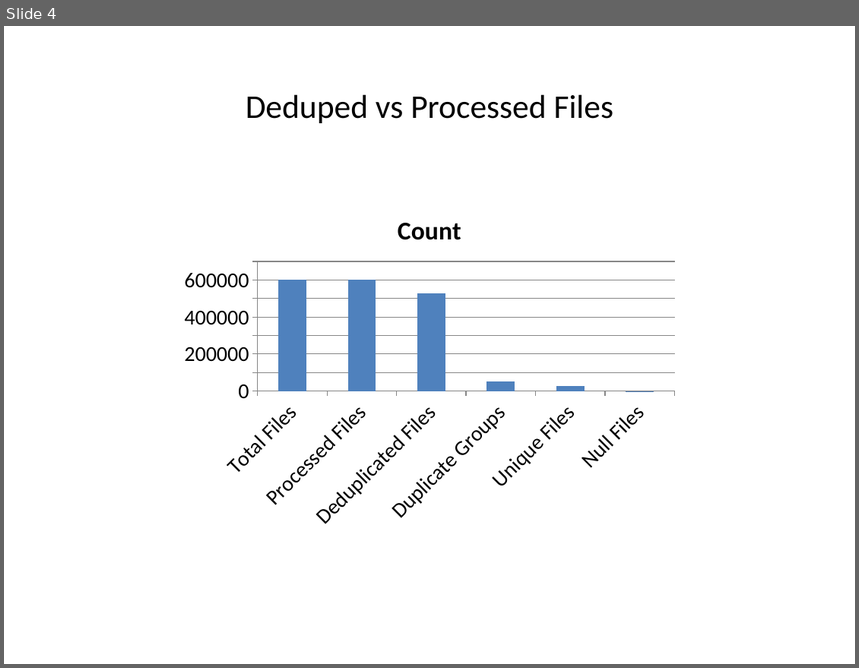
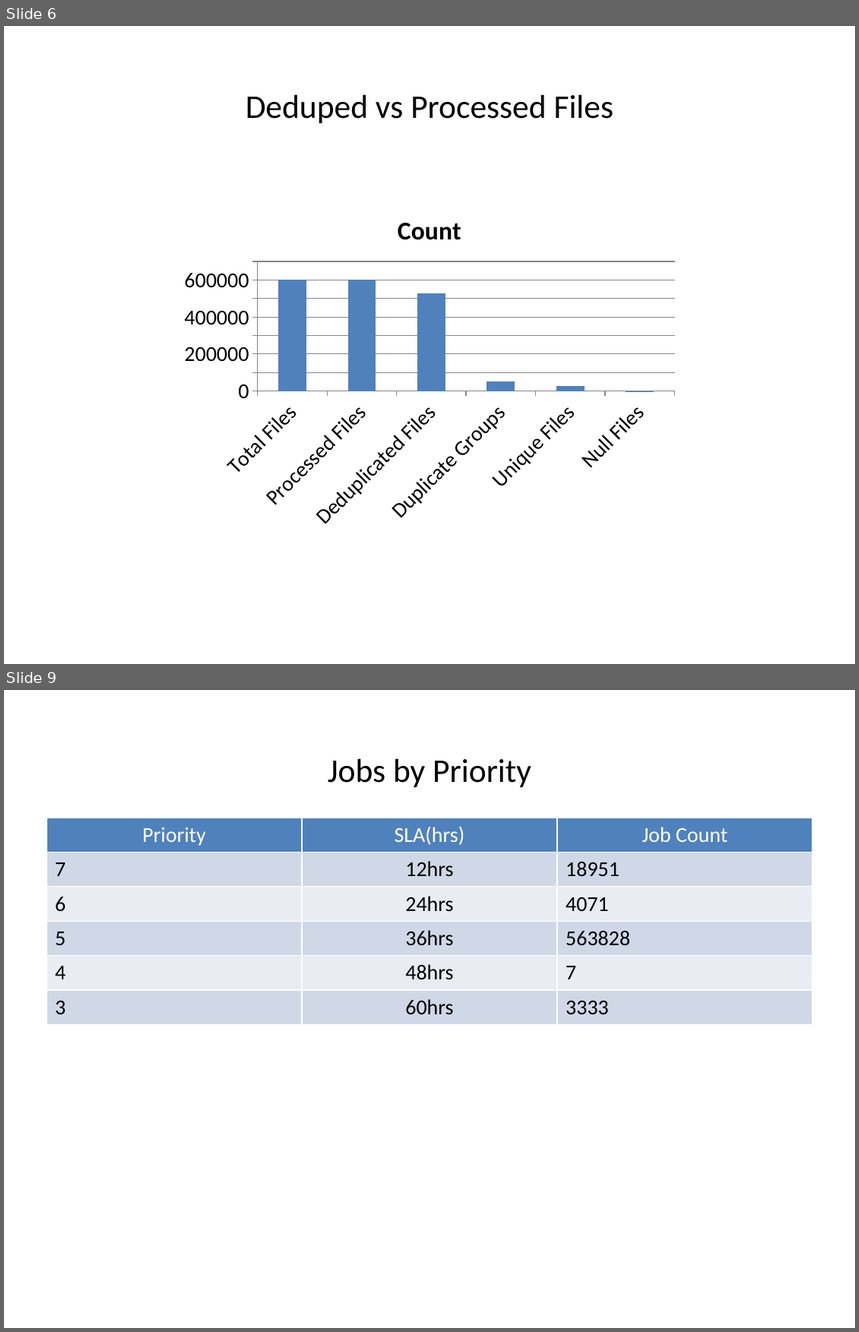
Before and after one commit to JezreelHazelEndaya/JRClient-, a slide deck: status_report.pptx. Shown one above the other, each under a label of ours: slide 4 before the commit, slides 6 and 9 after it; the slides between them are not shown. The pictures are 859x668 and 859x1332 pixels, drawn with LibreOffice and Linux fonts; fonts in the diff are those of the drawing. Boxes give left, top, right and bottom in pixels: in the first picture for what was removed or moved away, otherwise in the second. Text is boxed around its words. In the diff, an @@ line names an element or a change of style, - is before the commit and + after.

```diff
--- a/status_report.pptx
+++ b/status_report.pptx
@@ slide 9 added at (4, 690, 855, 1328), background #FFFFFF @@
@@ title added at (328, 758, 531, 787), 28 pt, text #000000 @@
+Jobs by Priority
@@ table added at (47, 818, 813, 1018), 6 rows, 3 columns @@
+Priority | SLA(hrs) | Job Count
+7 | 12hrs | 18951
+6 | 24hrs | 4071
+5 | 36hrs | 563828
+4 | 48hrs | 7
+3 | 60hrs | 3333
@@ what was slide 4 is now slide 6 @@
```
Also in this commit, not shown: 2 slides changed, 4 other slides added, 5 other files.
